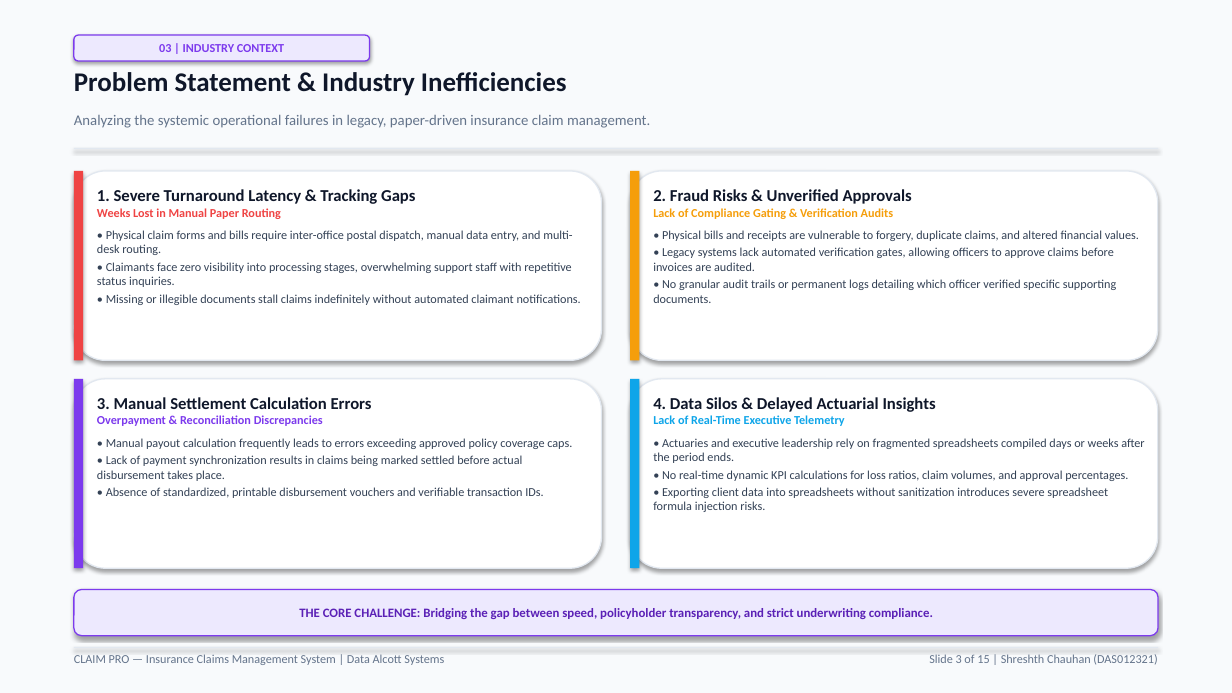
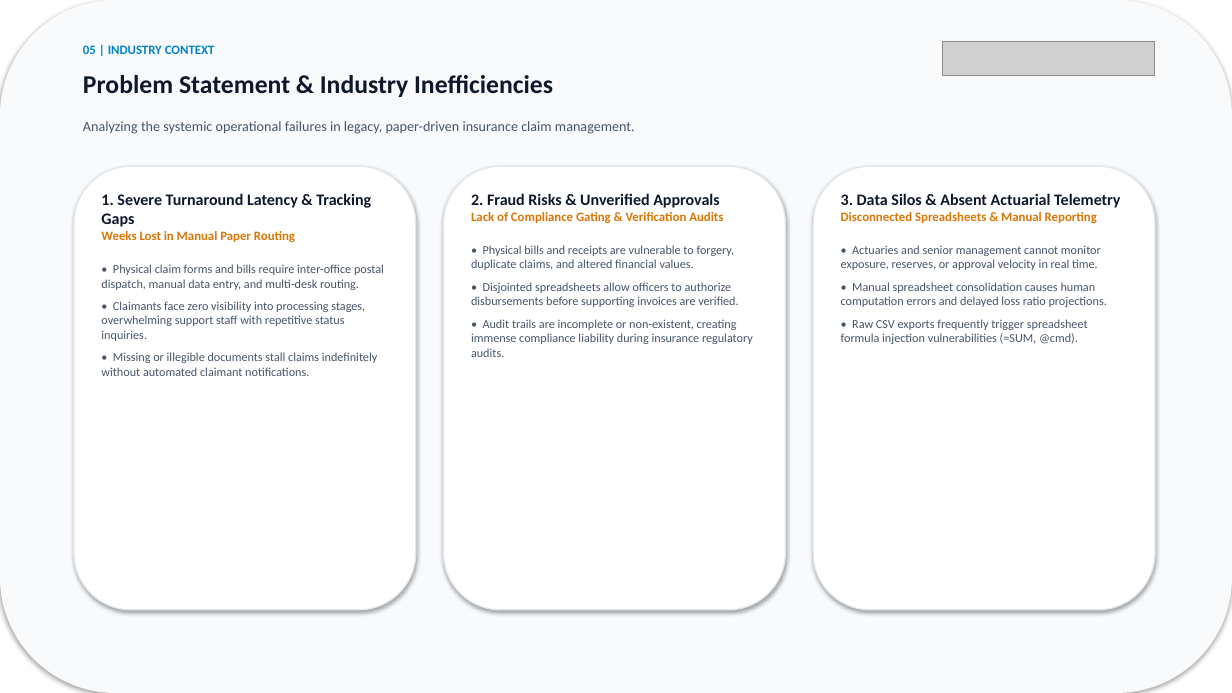
Before and after one commit to shresthchauhan14-cpu/claim-pro-internship-docs, a slide deck: slide 5 of 02_Project_Presentation/CLAIM_PRO_Internship_Presentation.pptx (slide 3 before the commit). Drawn at 1232x693 pixels with LibreOffice and Linux fonts; fonts in the diff are those of the drawing; grey boxes stand for pictures. Boxes give left, top, right and bottom in pixels: in the first picture for what was removed or moved away, otherwise in the second. Text is boxed around its words. In the diff, an @@ line names an element or a change of style, - is before the commit and + after.

Commit message:
docs: align internship documentation with IILM University academic formatting
- Upgrade technical report to 31-page academic format with IILM University cover page, candidate declaration, acknowledgement, TOC, certificate chapter with high-res embed, 52-test matrix, and 17 screenshots
- Upgrade presentation deck to 16-slide academic structure with IILM University branding, candidate overview, host profile, certificate verification table, and presenter attribution
- Add verified University Roll Number 2410030045, Section 3CSE14, and academic credentials across all metadata files

```diff
--- a/02_Project_Presentation/CLAIM_PRO_Internship_Presentation.pptx
+++ b/02_Project_Presentation/CLAIM_PRO_Internship_Presentation.pptx
@@ rounded rectangle at (0,0,1232,693): rectangle to rounded rectangle @@
@@ rounded rectangle removed at (74,35,370,61) @@
-03 | INDUSTRY CONTEXT
@@ text added at (83,45,215,54), 10 pt, text #0284C7, bold @@
+05 | INDUSTRY CONTEXT
@@ picture added at (943,42,1155,76) @@
@@ text "Problem Statement & Industry Inefficiencies" at (83,75,553,97): size 21 to 20 pt @@
@@ text "Analyzing the systemic operational failures ..." at (83,121,635,134): size 11.5 to 11 pt, text colour #64748B to #475569 @@
@@ rectangle removed at (74,148,1158,149) @@
@@ rounded rectangle: place and size @@
-rounded rectangle at (74,171,602,360)
+rounded rectangle at (74,166,416,610)
@@ rectangle removed at (74,171,83,360) @@
@@ rounded rectangle added at (444,166,786,610), fill #FFFFFF, outline #E2E8F0 1 pt @@
@@ rectangle removed at (630,171,640,360) @@
@@ rounded rectangle: place and size @@
-rounded rectangle at (630,171,1158,360)
+rounded rectangle at (813,166,1155,610)
@@ text "1. Severe Turnaround Latency & ..." at (101,193,384,376): size 13 to 12.5 pt in "1. Severe Turnaround Latency & Tracking Gaps"; size 9.5 to 10 pt, text colour #EF4444 to #D97706 in "Weeks Lost in Manual Paper Routing"; text colour #334155 to #475569 in "• Physical claim forms and bills require ...", "• Claimants face zero visibility into processing ...", "• Missing or illegible documents stall claims ..."; more space between paragraphs @@
@@ text "2. Fraud Risks & Unverified ...": place and size @@
-text "2. Fraud Risks & Unverified ..." at (653,189,1139,303)
+text "2. Fraud Risks & Unverified ..." at (471,193,753,357)
@@ text at (471,193,735,270): size 13 to 12.5 pt in "2. Fraud Risks & Unverified Approvals"; size 9.5 to 10 pt, text colour #F59E0B to #D97706 in "Lack of Compliance Gating & Verification Audits"; text colour #334155 to #475569 in "• Physical bills and receipts are vulnerable ..."; more space between paragraphs @@
@@ text added at (841,193,1120,344), 9.5 pt, text #475569 @@
+3. Data Silos & Absent Actuarial Telemetry
+Disconnected Spreadsheets & Manual Reporting
+• Actuaries and senior management cannot monitor exposure, reserves, or approval velocity in real time.
+• Manual spreadsheet consolidation causes human computation errors and delayed loss ratio projections.
+• Raw CSV exports frequently trigger spreadsheet formula injection vulnerabilities (=SUM, @cmd).
@@ text at (471,282,753,357): text changed; text colour #334155 to #475569 @@
-• Legacy systems lack automated verification gates, allowing officers to approve claims before invoices are audited.
-• No granular audit trails or permanent logs detailing which officer verified specific supporting documents.
+• Disjointed spreadsheets allow officers to authorize disbursements before supporting invoices are verified.
+• Audit trails are incomplete or non-existent, creating immense compliance liability during insurance regulatory audits.
@@ rounded rectangle removed at (74,379,602,568) @@
@@ rectangle removed at (74,379,83,568) @@
@@ rounded rectangle removed at (630,379,1158,568) @@
@@ rectangle removed at (630,379,640,568) @@
@@ text removed at (97,397,572,498) @@
-3. Manual Settlement Calculation Errors
-Overpayment & Reconciliation Discrepancies
-• Manual payout calculation frequently leads to errors exceeding approved policy coverage caps.
-• Lack of payment synchronization results in claims being marked settled before actual disbursement takes place.
-• Absence of standardized, printable disbursement vouchers and verifiable transaction IDs.
@@ text removed at (653,397,1144,512) @@
-4. Data Silos & Delayed Actuarial Insights
-Lack of Real-Time Executive Telemetry
-• Actuaries and executive leadership rely on fragmented spreadsheets compiled days or weeks after the period ends.
-• No real-time dynamic KPI calculations for loss ratios, claim volumes, and approval percentages.
-• Exporting client data into spreadsheets without sanitization introduces severe spreadsheet formula injection risks.
@@ rounded rectangle removed at (74,590,1158,636) @@
-THE CORE CHALLENGE: Bridging the gap between speed, policyholder transparency, and strict underwriting compliance.
@@ rectangle removed at (74,647,1158,648) @@
@@ text removed at (74,654,444,665) @@
-CLAIM PRO — Insurance Claims Management System | Data Alcott Systems
@@ text removed at (929,654,1157,665) @@
-Slide 3 of 15 | Shreshth Chauhan (DAS012321)
```
Also in this commit, not shown: 2 other slides changed, 13 slides added, 12 slides removed, 4 other files.
